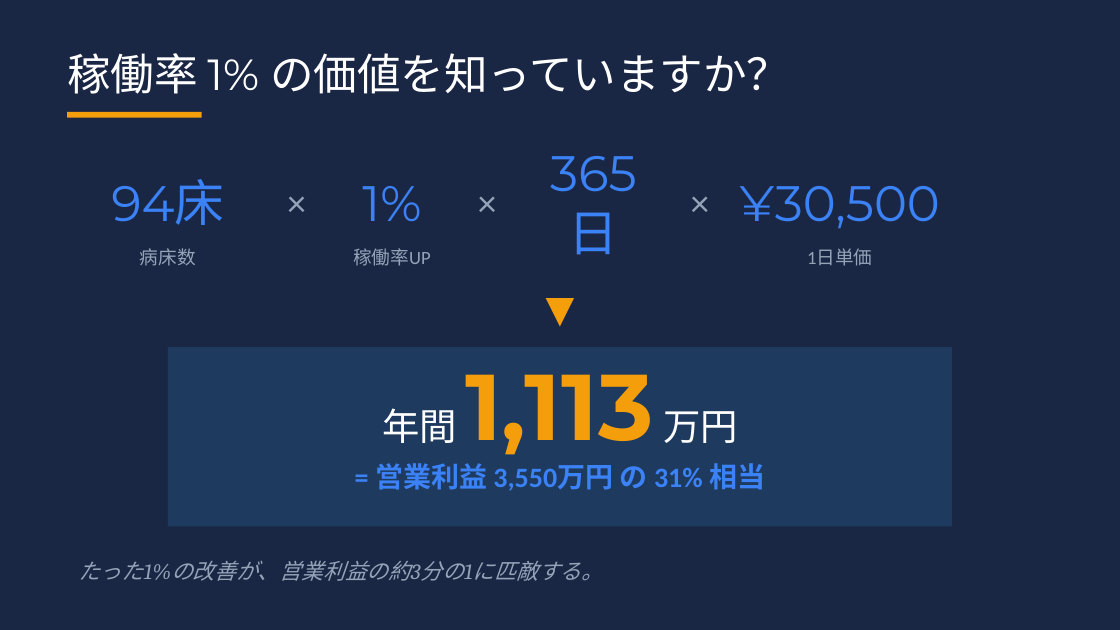
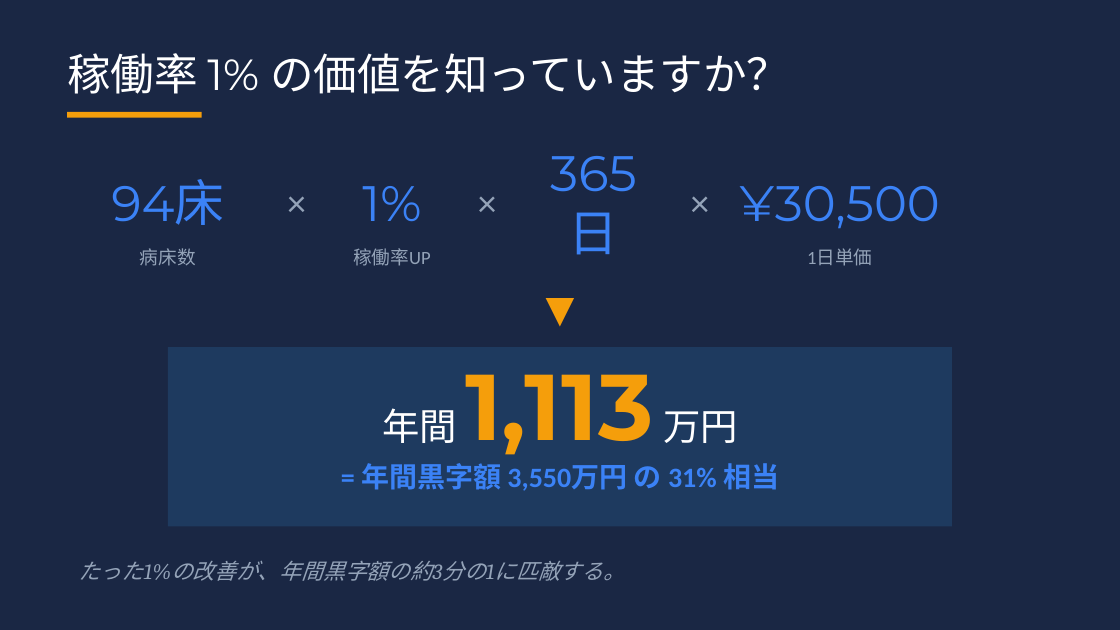
Before and after one commit to torukubota2023/bed-control-simulator, a slide deck: slide 3 of docs/admin/bed_control_evolution_presentation.pptx. Drawn at 1120x630 pixels with LibreOffice and Linux fonts; fonts in the diff are those of the drawing. Boxes give left, top, right and bottom in pixels: in the first picture for what was removed or moved away, otherwise in the second. Text is boxed around its words. In the diff, an @@ line names an element or a change of style, - is before the commit and + after.

```diff
--- a/docs/admin/bed_control_evolution_presentation.pptx
+++ b/docs/admin/bed_control_evolution_presentation.pptx
@@ text at <box>361,463,779,491</box>: text changed @@
-= 営業利益 3,550万円 の 31% 相当
+= 年間黒字額 3,550万円 の 31% 相当
@@ text at <box>78,561,626,581</box>: text changed @@
-たった1%の改善が、営業利益の約3分の1に匹敵する。
+たった1%の改善が、年間黒字額の約3分の1に匹敵する。
```
Also in this commit, not shown: 5 other slides changed, 8 other files.
